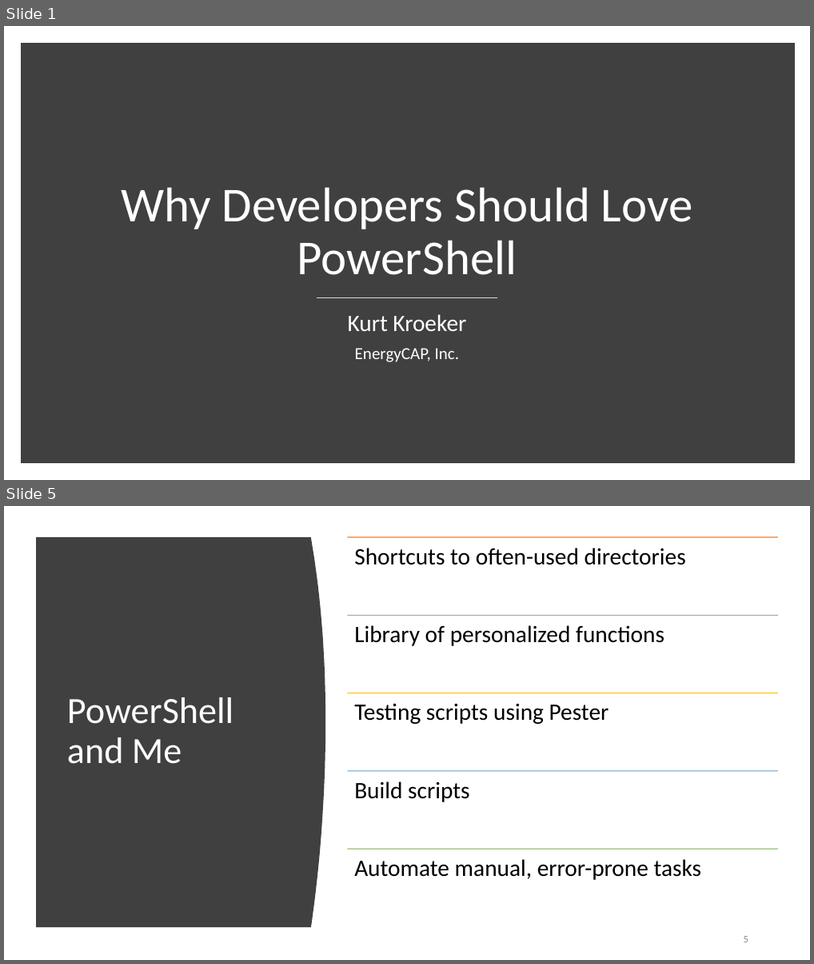
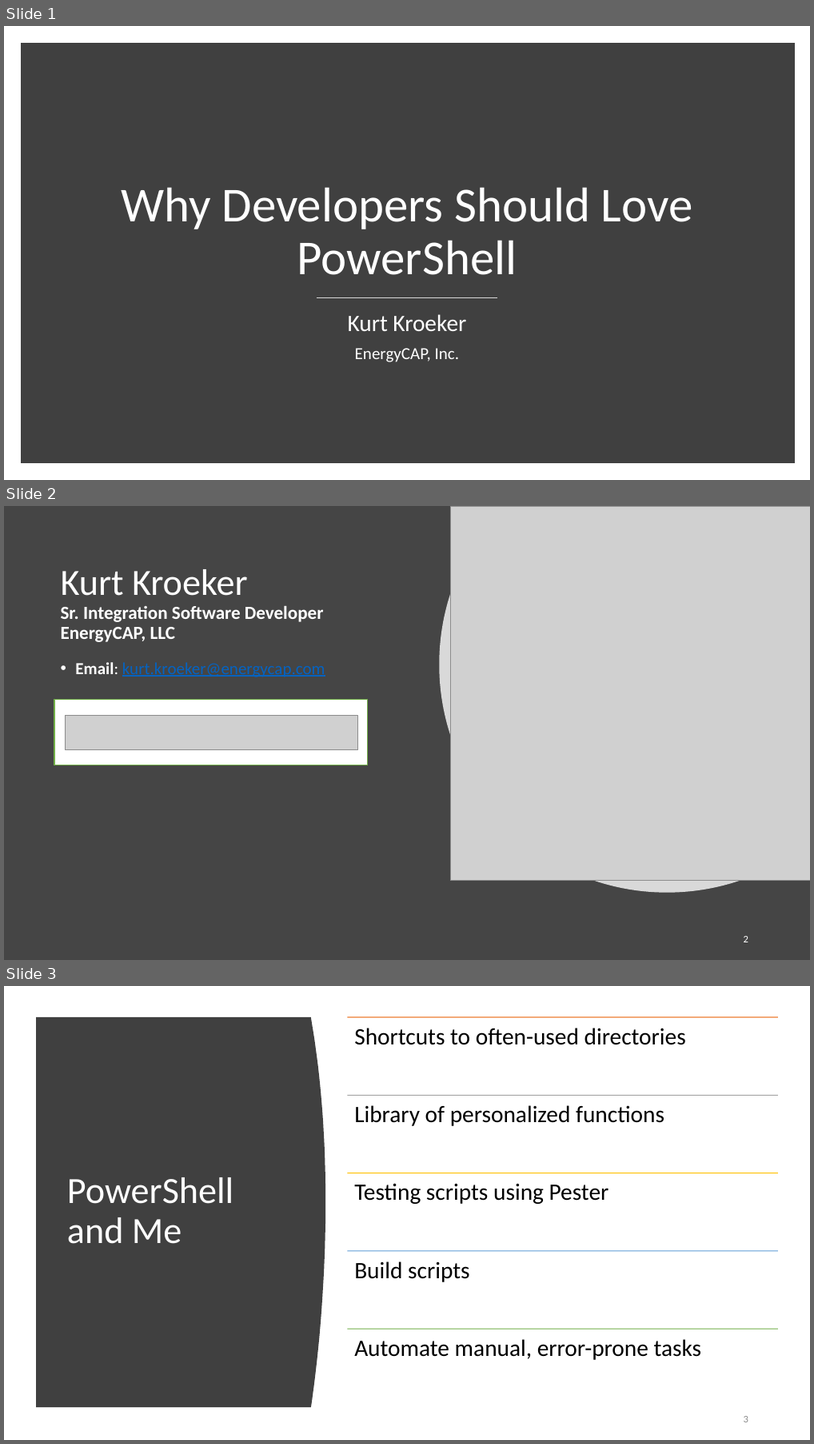
Before and after one commit to KurtKroeker/powershell, a slide deck: presentations/PowerShell_Presentation.pptx. Shown one above the other, each under a label of ours: slides 1 and 5 before the commit, slides 1, 2 and 3 after it; the slides between them are not shown. The pictures are 814x964 and 814x1444 pixels, drawn with LibreOffice and Linux fonts; fonts in the diff are those of the drawing; grey boxes stand for pictures. Boxes give left, top, right and bottom in pixels: in the first picture for what was removed or moved away, otherwise in the second. Text is boxed around its words. In the diff, an @@ line names an element or a change of style, - is before the commit and + after.

```diff
--- a/presentations/PowerShell_Presentation.pptx
+++ b/presentations/PowerShell_Presentation.pptx
@@ slide 2 added at [4,506,810,960], background #454545 @@
@@ freeform shape added at [439,506,810,892], fill #FFFFFF at 80% opacity @@
@@ picture added at [450,506,810,880] @@
@@ title added at [61,569,324,642], 22 pt, text #FFFFFF, bold @@
+Kurt Kroeker
+Sr. Integration Software Developer
+EnergyCAP, LLC
@@ text added at [75,662,325,677], 20 pt, text #0563C1, underline @@
+• Email: kurt.kroeker@energycap.com
@@ rectangle added at [54,699,367,765], fill #FFFFFF, outline #70AD47 1 pt @@
@@ picture added at [65,715,358,749] @@
@@ page number added at [744,936,749,942], 12 pt, text #FFFFFF @@
+2
@@ what was slide 5 is now slide 3 @@
```
Also in this commit, not shown: 5 slides changed, 1 other slide added, 1 slide removed, 1 other file.
